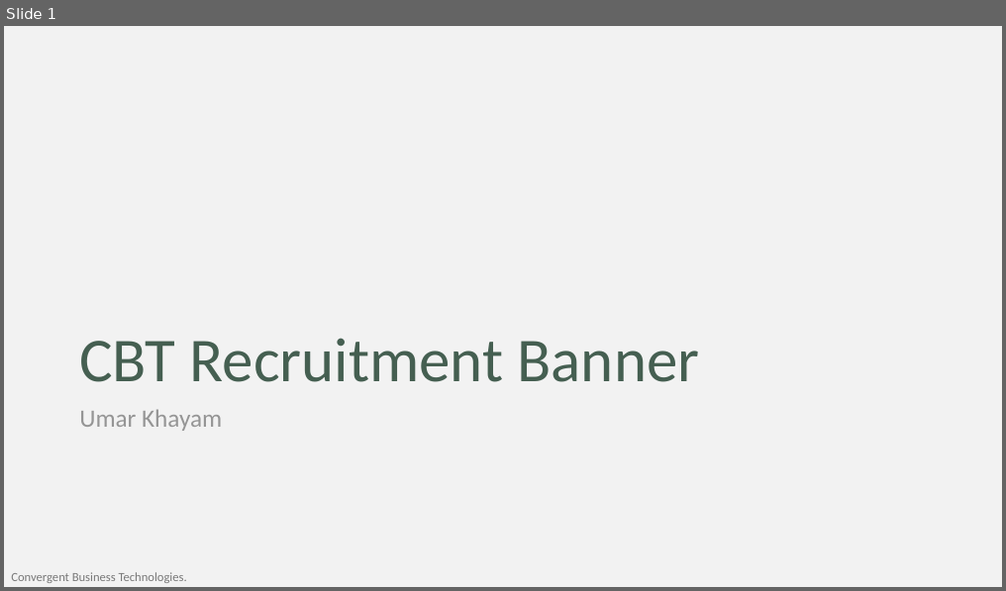
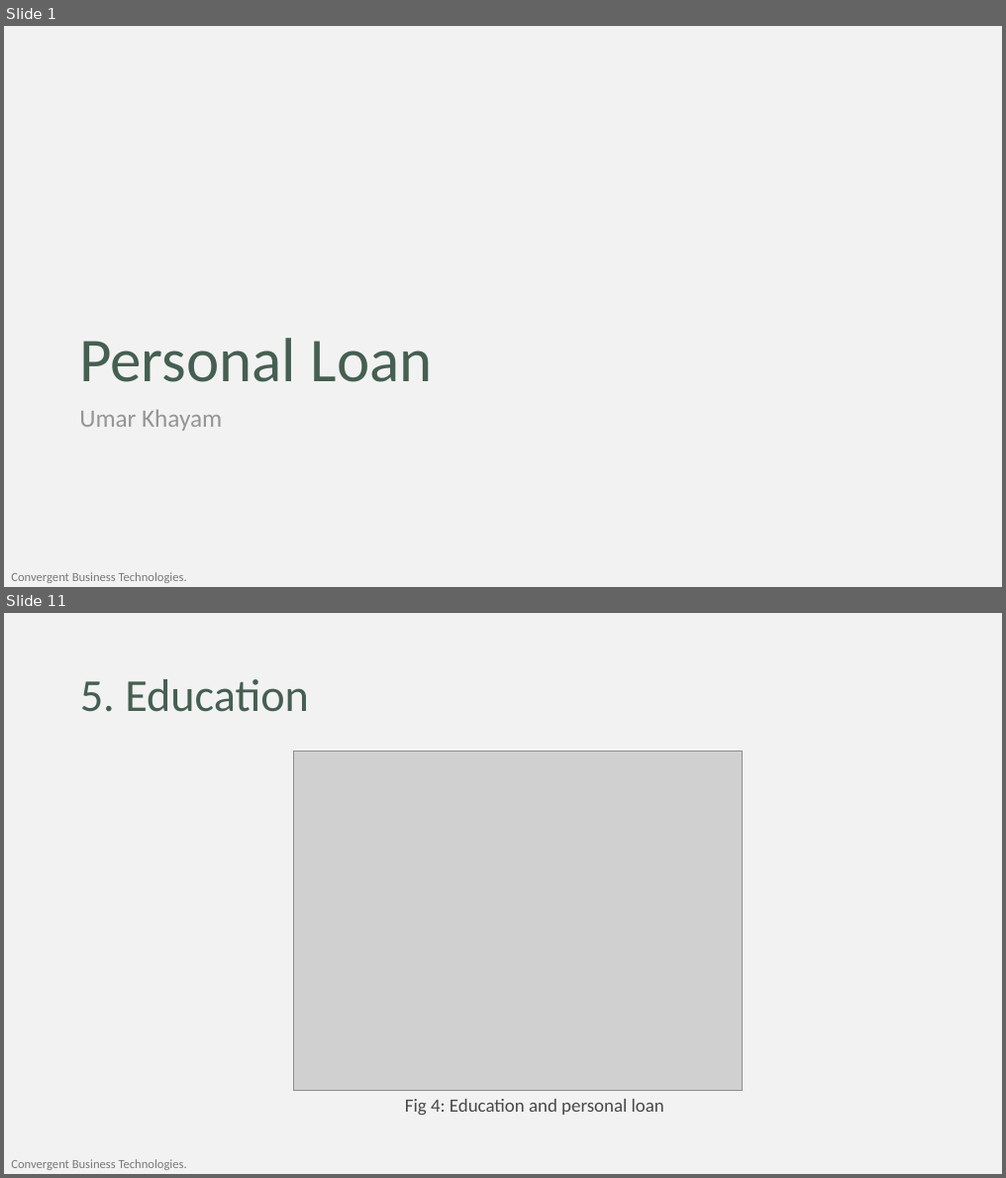
Before and after one commit to umar-khayam/Data-Science, a slide deck: Learning/Statistics/ISL/Presentation_v1.2.pptx. Shown one above the other, each under a label of ours: slide 1 before the commit, slides 1 and 11 after it; the slides between them are not shown. The pictures are 1006x591 and 1006x1178 pixels, drawn with LibreOffice and Linux fonts; fonts in the diff are those of the drawing; grey boxes stand for pictures; background and template pictures are left out. Boxes give left, top, right and bottom in pixels: in the first picture for what was removed or moved away, otherwise in the second. Text is boxed around its words. In the diff, an @@ line names an element or a change of style, - is before the commit and + after.

Commit message:
Bank Personal Loan

```diff
--- a/Learning/Statistics/ISL/Presentation_v1.2.pptx
+++ b/Learning/Statistics/ISL/Presentation_v1.2.pptx
@@ slide 11 added at (4, 613, 1002, 1174), background #F2F2F2; not listed: 1 template element that a slide beside it also shows @@
@@ title added at (80, 679, 309, 712), 44 pt, text #455F51 @@
+5. Education
@@ picture added at (293, 752, 742, 1090) @@
@@ text added at (405, 1099, 664, 1115), 18 pt, text #484848 @@
+Fig 4: Education and personal loan
@@ slide 1 changed as well @@
@@ title at (79, 338, 433, 382): text changed @@
-CBT Recruitment Banner
+Personal Loan
```
Also in this commit, not shown: 16 other slides added, 10 slides removed, 7 other files.
